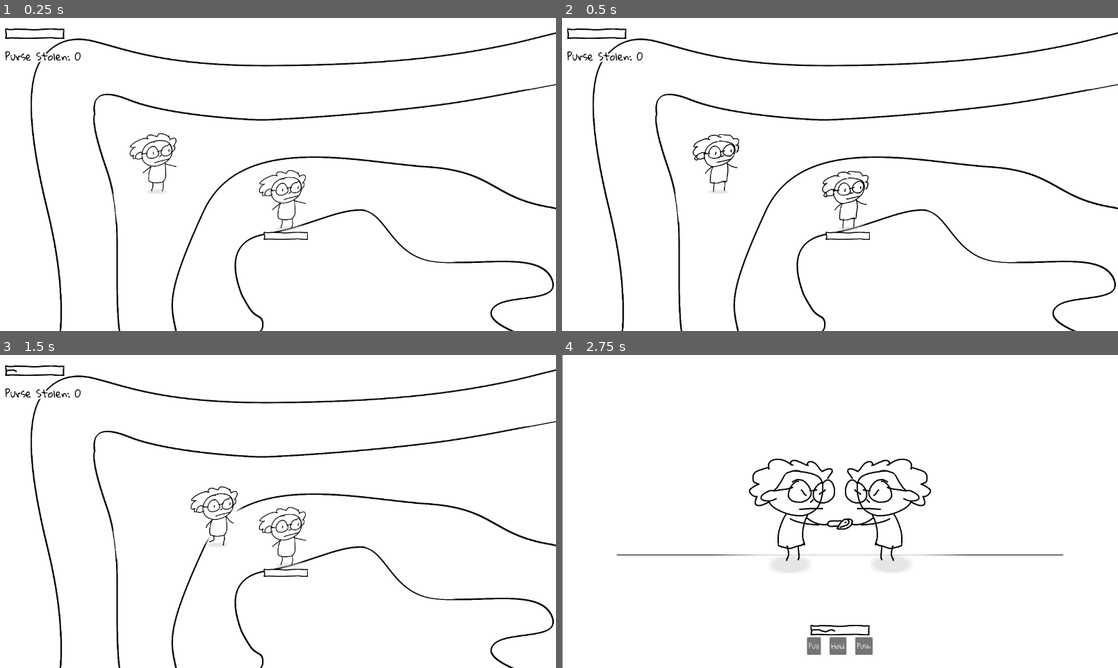
Above: before the commit, frames 1-4 (two rows, left to right).
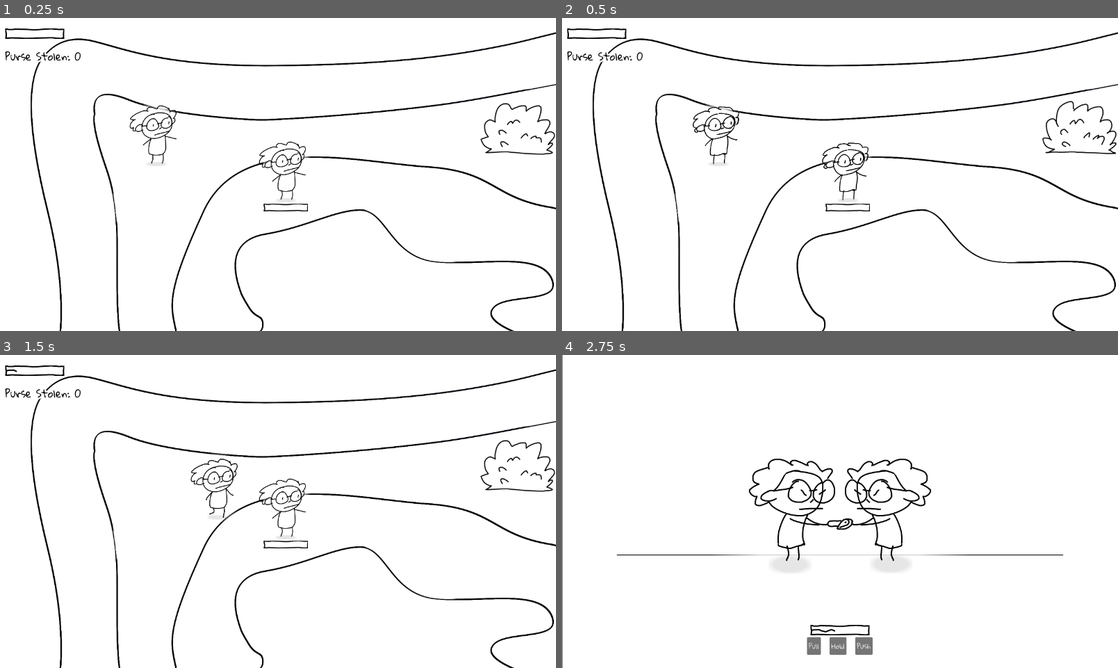
Above: after the commit, the same moments.

Repository: johnreybacal/gran-theft-aubrey
Game: Godot game, scene res://scenes/game_explore.tscn
The game is run twice, just before and just after one commit, with the same random seed, the same clock (stepped at 60 frames per second) and the same inputs.
Inputs:
- Up to frame 1 (0.25 s): no input
- Up to frame 2 (0.5 s): no input
- Up to frame 3 (1.5 s): hold D (move_right) 0.53-1.28 s; hold S (move_down) from 1.28 s (still down)
- Up to frame 4 (2.75 s): release S (move_down) at 2.03 s; hold D (move_right) from 2.03 s (still down)

The runs differ from the first frame. In frame 1, 1.8% of the frame differs, in the area x 23-100%, y 27-71%; in frame 2, 1.9%, in the area x 23-100%, y 26-71%; in frame 3, 1.8%; in frame 4, nothing differs.

Commit message:
add bushes | y sort

Diff:
--- /dev/null
+++ b/scenes/bush.tscn
@@ -0,0 +1,59 @@
+[gd_scene format=3 uid="uid://44h8jx170cao"]
+
+[ext_resource type="Texture2D" uid="uid://crx1112vc0p4h" path="res://assets/sprites/bush.png" id="1_lad4k"]
+
+[sub_resource type="Gradient" id="Gradient_lad4k"]
+offsets = PackedFloat32Array(0.055989582, 0.4674479, 0.70703125)
+colors = PackedColorArray(1, 1, 1, 1, 1, 1, 1, 1, 1, 1, 1, 0)
+
+[sub_resource type="GradientTexture2D" id="GradientTexture2D_ehqem"]
+gradient = SubResource("Gradient_lad4k")
+fill = 1
+fill_from = Vector2(0.5, 0.5)
+
+[sub_resource type="AtlasTexture" id="AtlasTexture_tu87o"]
+atlas = ExtResource("1_lad4k")
+region = Rect2(0, 0, 256, 256)
+
+[sub_resource type="AtlasTexture" id="AtlasTexture_6ftm5"]
+atlas = ExtResource("1_lad4k")
+region = Rect2(256, 0, 256, 256)
+
+[sub_resource type="SpriteFrames" id="SpriteFrames_jpk7d"]
+animations = [{
+"frames": [{
+"duration": 1.0,
+"texture": SubResource("AtlasTexture_tu87o")
+}, {
+"duration": 1.0,
+"texture": SubResource("AtlasTexture_6ftm5")
+}],
+"loop": true,
+"name": &"default",
+"speed": 3.0
+}]
+
+[sub_resource type="RectangleShape2D" id="RectangleShape2D_lad4k"]
+size = Vector2(10, 120)
+
+[node name="Bush" type="StaticBody2D" unique_id=2020936747]
+
+[node name="Backdrop" type="Sprite2D" parent="." unique_id=1991038711]
+position = Vector2(1, -57)
+scale = Vector2(4, 3)
+texture = SubResource("GradientTexture2D_ehqem")
+
+[node name="AnimatedSprite2D" type="AnimatedSprite2D" parent="." unique_id=1371662396]
+position = Vector2(0, -74)
+sprite_frames = SubResource("SpriteFrames_jpk7d")
+autoplay = "default"
+frame_progress = 0.04034253
+
+[node name="CollisionShape2D" type="CollisionShape2D" parent="." unique_id=511328152]
+position = Vector2(0, -62)
+rotation = 1.5707964
+shape = SubResource("RectangleShape2D_lad4k")
+
+[node name="NavigationObstacle2D" type="NavigationObstacle2D" parent="." unique_id=1451726624]
+position = Vector2(0, -58)
+radius = 58.72
--- a/scenes/explore_enemy.tscn
+++ b/scenes/explore_enemy.tscn
@@ -3,10 +3,6 @@
 [ext_resource type="Script" uid="uid://c83bkc0vammix" path="res://scripts/explore_enemy.gd" id="1_1ytwq"]
 [ext_resource type="SpriteFrames" uid="uid://blhtrapl7a2a2" path="res://resources/granny_explore_sprite_frames.tres" id="2_j7g34"]
 [ext_resource type="PackedScene" uid="uid://cpyks128hw45y" path="res://scenes/granny_stats.tscn" id="3_j7g34"]
-
-[sub_resource type="CapsuleShape2D" id="CapsuleShape2D_j7g34"]
-radius = 55.0
-height = 180.0
 
 [sub_resource type="Gradient" id="Gradient_cantd"]
 offsets = PackedFloat32Array(0.055989582, 0.4674479, 0.70703125)
@@ -16,6 +12,10 @@
 gradient = SubResource("Gradient_cantd")
 fill = 1
 fill_from = Vector2(0.5, 0.5)
+
+[sub_resource type="CapsuleShape2D" id="CapsuleShape2D_j7g34"]
+radius = 55.0
+height = 180.0
 
 [sub_resource type="Gradient" id="Gradient_j7g34"]
 offsets = PackedFloat32Array(0.5462963, 0.9660494)
@@ -28,12 +28,17 @@
 fill_to = Vector2(1, 1)
 
 [node name="ExploreEnemy" type="CharacterBody2D" unique_id=2108070940]
-z_index = 5
 collision_mask = 3
 motion_mode = 1
 script = ExtResource("1_1ytwq")
 
+[node name="Backdrop" type="Sprite2D" parent="." unique_id=803981547]
+position = Vector2(1, -92)
+scale = Vector2(2.5, 3.5)
+texture = SubResource("GradientTexture2D_j7g34")
+
 [node name="AnimatedSprite2D" type="AnimatedSprite2D" parent="." unique_id=884950499]
+position = Vector2(0, -87)
 scale = Vector2(0.75, 0.75)
 sprite_frames = ExtResource("2_j7g34")
 animation = &"knees_hurt"
@@ -41,6 +46,7 @@
 frame_progress = 0.006888946
 
 [node name="CollisionShape2D" type="CollisionShape2D" parent="." unique_id=250208109]
+position = Vector2(0, -87)
 shape = SubResource("CapsuleShape2D_j7g34")
 
 [node name="NavigationAgent2D" type="NavigationAgent2D" parent="." unique_id=831515124]
@@ -51,17 +57,11 @@
 debug_enabled = true
 
 [node name="GrannyStats" parent="." unique_id=284626914 instance=ExtResource("3_j7g34")]
-position = Vector2(0, 97)
-
-[node name="Backdrop" type="Sprite2D" parent="." unique_id=803981547]
-z_index = -1
-position = Vector2(1, -5.0000005)
-scale = Vector2(2.5, 3.5)
-texture = SubResource("GradientTexture2D_j7g34")
+position = Vector2(0, 10)
 
 [node name="Shadow" type="Sprite2D" parent="." unique_id=348235111]
 modulate = Color(1, 1, 1, 0.1)
-position = Vector2(-1, 87)
+position = Vector2(-1, 0)
 scale = Vector2(1, 0.21875)
 texture = SubResource("GradientTexture2D_cantd")
 
--- a/scenes/explore_player.tscn
+++ b/scenes/explore_player.tscn
@@ -3,10 +3,6 @@
 [ext_resource type="Script" uid="uid://b86dxdtu0dsi7" path="res://scripts/explore_player.gd" id="1_cxtud"]
 [ext_resource type="SpriteFrames" uid="uid://blhtrapl7a2a2" path="res://resources/granny_explore_sprite_frames.tres" id="2_yuam7"]
 [ext_resource type="PackedScene" uid="uid://cpyks128hw45y" path="res://scenes/granny_stats.tscn" id="3_yuam7"]
-
-[sub_resource type="CapsuleShape2D" id="CapsuleShape2D_yuam7"]
-radius = 55.0
-height = 180.0
 
 [sub_resource type="Gradient" id="Gradient_1qjc3"]
 offsets = PackedFloat32Array(0.055989582, 0.4674479, 0.70703125)
@@ -16,6 +12,10 @@
 gradient = SubResource("Gradient_1qjc3")
 fill = 1
 fill_from = Vector2(0.5, 0.5)
+
+[sub_resource type="CapsuleShape2D" id="CapsuleShape2D_yuam7"]
+radius = 55.0
+height = 180.0
 
 [sub_resource type="Gradient" id="Gradient_yuam7"]
 offsets = PackedFloat32Array(0.5462963, 0.9660494)
@@ -28,18 +28,24 @@
 fill_to = Vector2(1, 1)
 
 [node name="ExplorePlayer" type="CharacterBody2D" unique_id=851270054]
-z_index = 5
 collision_mask = 3
 motion_mode = 1
 script = ExtResource("1_cxtud")
 
+[node name="Backdrop" type="Sprite2D" parent="." unique_id=694907883]
+position = Vector2(1, -90)
+scale = Vector2(2.5, 3.5)
+texture = SubResource("GradientTexture2D_yuam7")
+
 [node name="AnimatedSprite2D" type="AnimatedSprite2D" parent="." unique_id=340199218]
+position = Vector2(0, -85)
 scale = Vector2(0.75, 0.75)
 sprite_frames = ExtResource("2_yuam7")
 animation = &"idle"
 autoplay = "idle"
 
 [node name="CollisionShape2D" type="CollisionShape2D" parent="." unique_id=398498441]
+position = Vector2(0, -85)
 shape = SubResource("CapsuleShape2D_yuam7")
 
 [node name="GrannyStats" parent="." unique_id=284626914 instance=ExtResource("3_yuam7")]
@@ -52,14 +58,8 @@
 avoidance_mask = 0
 debug_enabled = true
 
-[node name="Backdrop" type="Sprite2D" parent="." unique_id=694907883]
-z_index = -1
-position = Vector2(1, -5.0000005)
-scale = Vector2(2.5, 3.5)
-texture = SubResource("GradientTexture2D_yuam7")
-
 [node name="Shadow" type="Sprite2D" parent="." unique_id=669543659]
 modulate = Color(1, 1, 1, 0.1)
-position = Vector2(-1, 87)
+position = Vector2(-1, 2)
 scale = Vector2(1, 0.21875)
 texture = SubResource("GradientTexture2D_1qjc3")
--- a/scenes/game_explore.tscn
+++ b/scenes/game_explore.tscn
@@ -4,16 +4,18 @@
 [ext_resource type="PackedScene" uid="uid://cv742kmoulqfk" path="res://scenes/explore_player.tscn" id="1_tutr7"]
 [ext_resource type="PackedScene" uid="uid://cfh1ww543dm42" path="res://scenes/explore_enemy.tscn" id="2_1208y"]
 [ext_resource type="Texture2D" uid="uid://ucfcpwqmsd5q" path="res://assets/sprites/map.png" id="4_tpdw7"]
+[ext_resource type="PackedScene" uid="uid://44h8jx170cao" path="res://scenes/bush.tscn" id="5_qvqj8"]
 [ext_resource type="PackedScene" uid="uid://cfcbjj5bpnt6u" path="res://scenes/hud.tscn" id="5_r354h"]
 
 [sub_resource type="NavigationPolygon" id="NavigationPolygon_tpdw7"]
-vertices = PackedVector2Array(2622, 1014.0078, -2592.0313, 1019.97656, -2599.961, -997.02344, 2622, -1010.96875)
+vertices = PackedVector2Array(2619.0078, -890.0078, 2621.9766, 1014.0078, -2591.8281, 1019.97656, -2560.1563, -897.97656)
 polygons = Array[PackedInt32Array]([PackedInt32Array(0, 1, 2, 3)])
-outlines = Array[PackedVector2Array]([PackedVector2Array(-2587, -1012, 2632, -1021, 2632, 1024, -2602, 1030)])
+outlines = Array[PackedVector2Array]([PackedVector2Array(-2570, -908, 2629, -900, 2632, 1024, -2602, 1030)])
 
 [sub_resource type="WorldBoundaryShape2D" id="WorldBoundaryShape2D_r354h"]
 
 [node name="GameExplore" type="Node2D" unique_id=1622595834]
+y_sort_enabled = true
 script = ExtResource("1_fiwcs")
 
 [node name="ExplorePlayer" parent="." unique_id=1418164251 instance=ExtResource("1_tutr7")]
@@ -32,7 +34,7 @@
 position = Vector2(-1170, -465)
 
 [node name="ExploreEnemy2" parent="." unique_id=2108070940 instance=ExtResource("2_1208y")]
-position = Vector2(-1547, 293)
+position = Vector2(-1353, 498)
 
 [node name="NavigationRegion2D" type="NavigationRegion2D" parent="." unique_id=447760284]
 navigation_polygon = SubResource("NavigationPolygon_tpdw7")
@@ -78,6 +80,42 @@
 rotation = 4.712389
 shape = SubResource("WorldBoundaryShape2D_r354h")
 
+[node name="Bushes" type="Node2D" parent="." unique_id=778954629]
+y_sort_enabled = true
+
+[node name="Bush" parent="Bushes" unique_id=2020936747 instance=ExtResource("5_qvqj8")]
+position = Vector2(-1546, 284)
+
+[node name="Bush2" parent="Bushes" unique_id=651366439 instance=ExtResource("5_qvqj8")]
+position = Vector2(-1022, 603)
+
+[node name="Bush3" parent="Bushes" unique_id=1179722764 instance=ExtResource("5_qvqj8")]
+position = Vector2(-589, 520)
+
+[node name="Bush4" parent="Bushes" unique_id=877153470 instance=ExtResource("5_qvqj8")]
+position = Vector2(-462, -616)
+
+[node name="Bush5" parent="Bushes" unique_id=2019474562 instance=ExtResource("5_qvqj8")]
+position = Vector2(-151, 408)
+
+[node name="Bush6" parent="Bushes" unique_id=175268861 instance=ExtResource("5_qvqj8")]
+position = Vector2(824, -565)
+
+[node name="Bush7" parent="Bushes" unique_id=1463202699 instance=ExtResource("5_qvqj8")]
+position = Vector2(1166, 358)
+
+[node name="Bush8" parent="Bushes" unique_id=1701264245 instance=ExtResource("5_qvqj8")]
+position = Vector2(1412, -106)
+
+[node name="Bush9" parent="Bushes" unique_id=56474530 instance=ExtResource("5_qvqj8")]
+position = Vector2(1671, 335)
+
+[node name="Bush10" parent="Bushes" unique_id=776600003 instance=ExtResource("5_qvqj8")]
+position = Vector2(693, 618)
+
+[node name="Bush11" parent="Bushes" unique_id=772869919 instance=ExtResource("5_qvqj8")]
+position = Vector2(221, 623)
+
 [node name="CanvasLayer" type="CanvasLayer" parent="." unique_id=46223926]
 
 [node name="Hud" parent="CanvasLayer" unique_id=2120957353 instance=ExtResource("5_r354h")]
Binary file added: assets/sprites/bush.png
Not shown, added: assets/sprites/bush.png.import
Not shown, removed: assets/.granny_animations.kra-autosave.kra
